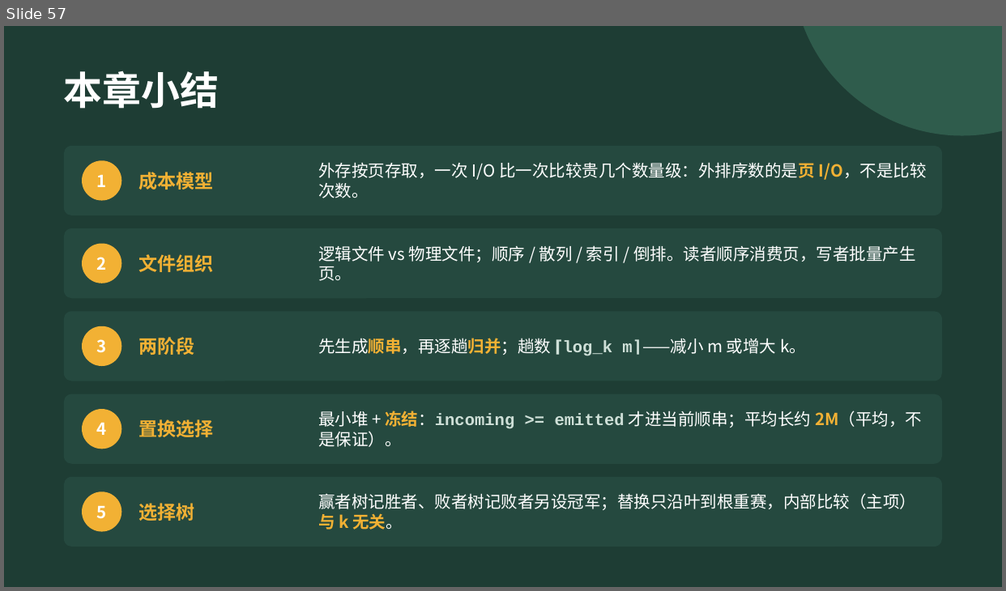
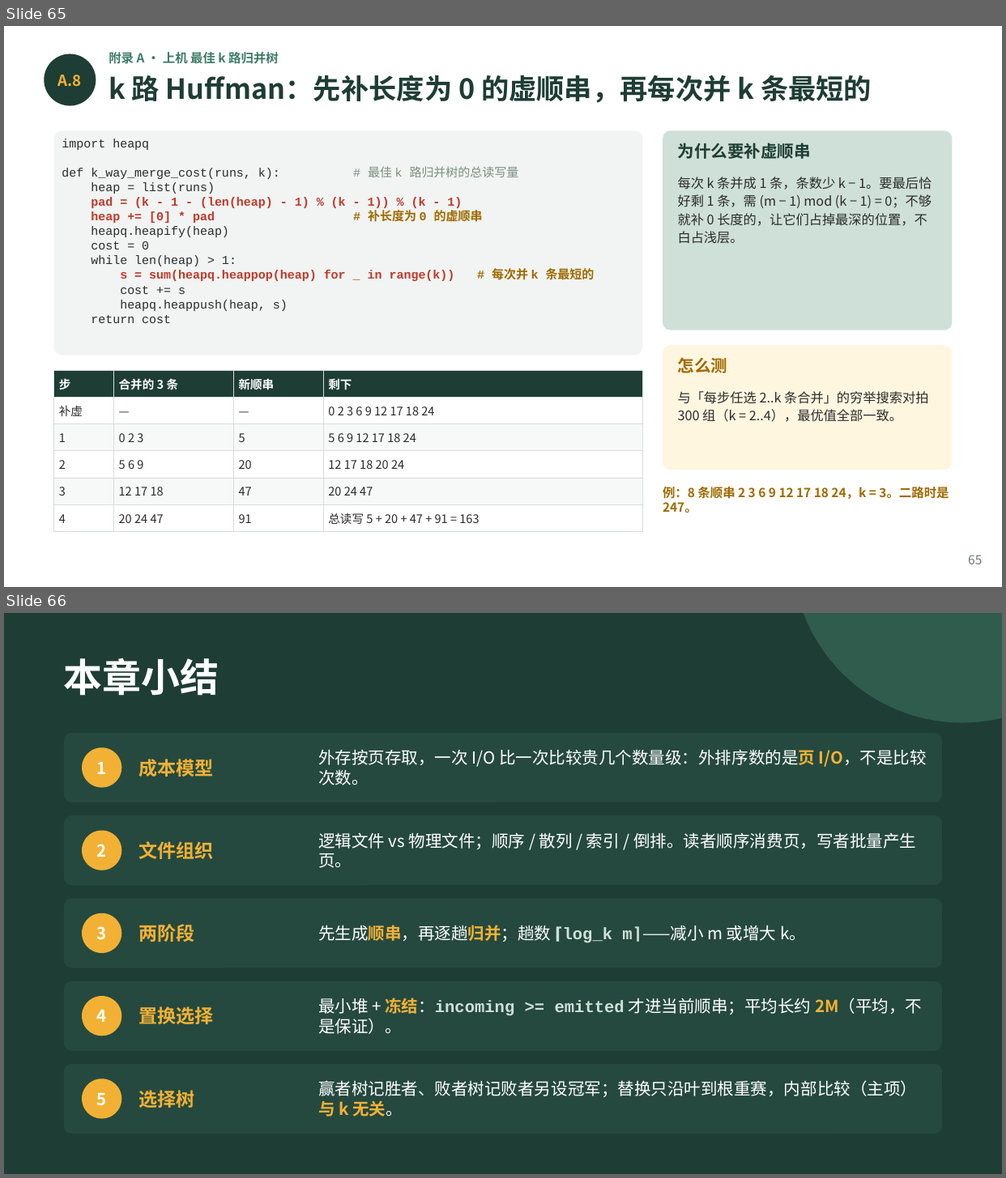
Before and after one commit to GMyhf/2026fall-cs201, a slide deck: courseware/202609_DSA_09_External_Sort.pptx. Shown one above the other, each under a label of ours: slide 57 before the commit, slides 65 and 66 after it. The pictures are 1006x591 and 1006x1178 pixels, drawn with LibreOffice and Linux fonts; fonts in the diff are those of the drawing. Boxes give left, top, right and bottom in pixels: in the first picture for what was removed or moved away, otherwise in the second. Text is boxed around its words. In the diff, an @@ line names an element or a change of style, - is before the commit and + after.

```diff
--- a/courseware/202609_DSA_09_External_Sort.pptx
+++ b/courseware/202609_DSA_09_External_Sort.pptx
@@ slide 65 added at (4,26,1002,587), background #FFFFFF @@
@@ text added at (108,49,279,66), 9 pt, text #3E7C68, bold @@
+附录 A · 上机 最佳 k 路归并树
@@ ellipse added at (44,54,96,106), fill #1E3D34 @@
@@ text added at (58,75,82,87), 11 pt, text #F2B134, bold @@
+A.8
@@ text added at (108,75,872,103), 20 pt, text #1E3D34, bold @@
+k 路 Huffman：先补长度为 0 的虚顺串，再每次并 k 条最短的
@@ rounded rectangle added at (54,130,642,356), fill #F1F4F2 @@
@@ text added at (62,139,594,323), 8.8 pt, text #2B2B2B @@
+import heapq
+def k_way_merge_cost(runs, k): # 最佳 k 路归并树的总读写量
+heap = list(runs)
+pad = (k - 1 - (len(heap) - 1) % (k - 1)) % (k - 1)
+heap += [0] * pad # 补长度为 0 的虚顺串
+heapq.heapify(heap)
+cost = 0
+while len(heap) > 1:
+s = sum(heapq.heappop(heap) for _ in range(k)) # 每次并 k 条最短的
+cost += s
+heapq.heappush(heap, s)
+return cost
@@ rounded rectangle added at (663,130,952,331), fill #CFE0D8 @@
@@ text added at (678,143,811,159), 12 pt, text #1E3D34, bold @@
+为什么要补虚顺串
@@ text added at (678,177,931,244), 9.5 pt, text #2B2B2B @@
+每次 k 条并成 1 条，条数少 k − 1。要最后恰好剩 1 条，需 (m − 1) mod (k − 1) = 0；不够就补 0 长度的，让它们占掉最深的位置，不白占浅层。
@@ rounded rectangle added at (663,345,952,470), fill #FFF6E0 @@
@@ text added at (678,357,728,373), 12 pt, text #A06A00, bold @@
+怎么测
@@ table added at (54,370,642,527), 6 rows, 4 columns @@
+步 | 合并的 3 条 | 新顺串 | 剩下
+补虚 | — | — | 0 2 3 6 9 12 17 18 24
+1 | 0 2 3 | 5 | 5 6 9 12 17 18 24
+2 | 5 6 9 | 20 | 12 17 18 20 24
+3 | 12 17 18 | 47 | 20 24 47
+4 | 20 24 47 | 91 | 总读写 5 + 20 + 47 + 91 = 163
@@ text added at (678,391,928,422), 9.5 pt, text #2B2B2B @@
+与「每步任选 2..k 条合并」的穷举搜索对拍 300 组（k = 2..4），最优值全部一致。
@@ text added at (663,484,948,513), 9 pt, text #A06A00, bold @@
+例：8 条顺串 2 3 6 9 12 17 18 24，k = 3。二路时是 247。
@@ text added at (968,555,982,565), 9 pt, text #6B7B74 @@
+65
@@ what was slide 57 is now slide 66 @@
```
Also in this commit, not shown: 2 slides changed, 8 other slides added, 2 other files.
